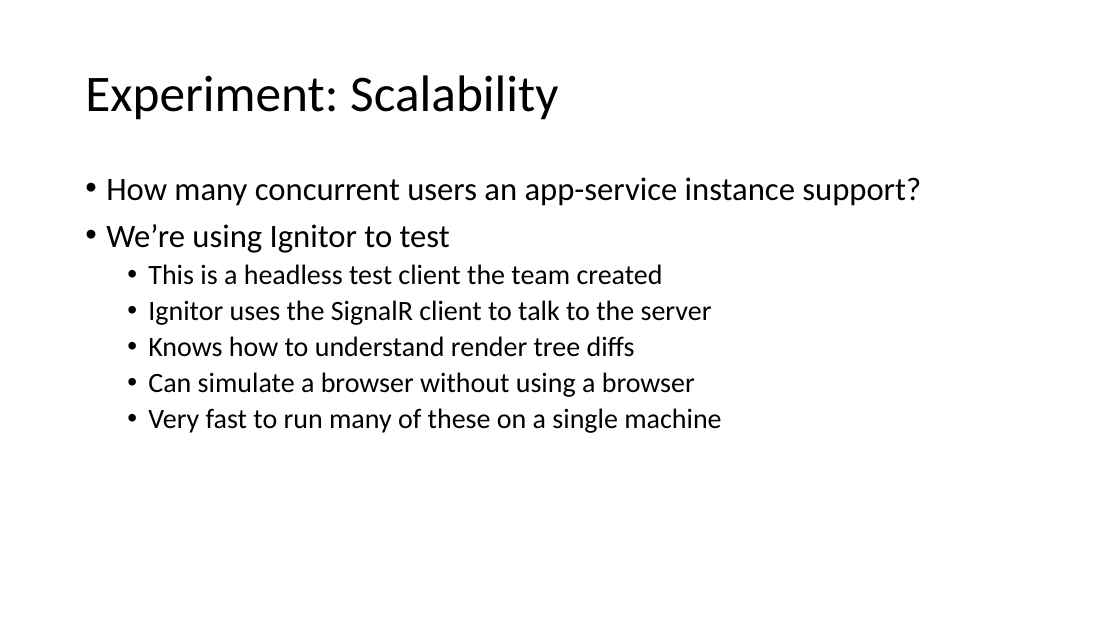
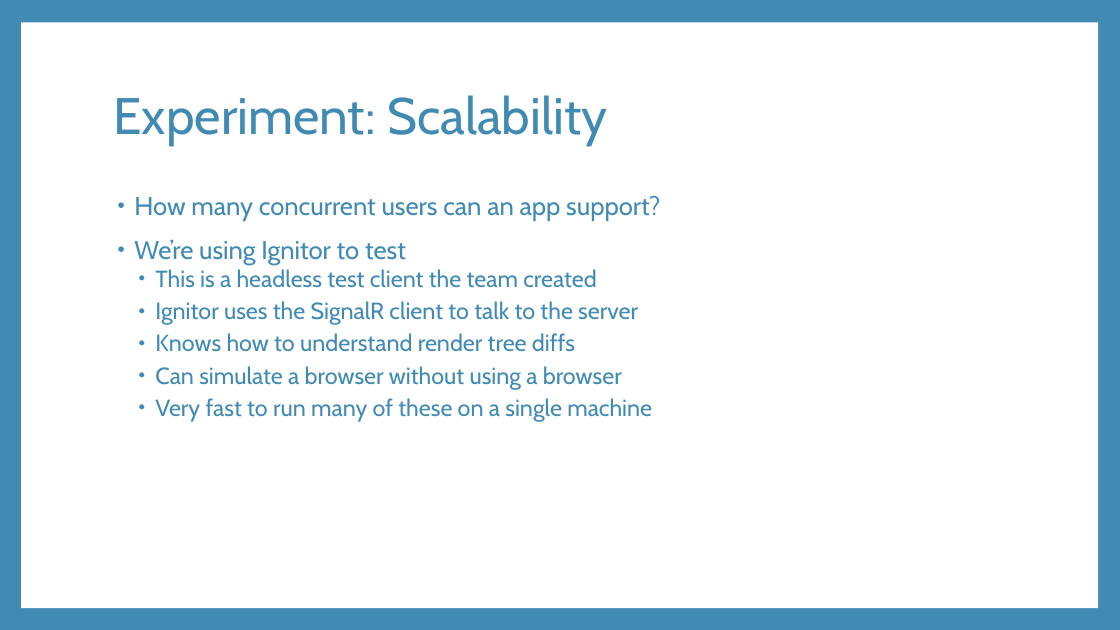
Before and after one commit to rynowak/Presentations, a slide deck: slide 25 of 2019/AusNzMeetups/blazor/slides.pptx (slide 19 before the commit). Drawn at 1120x630 pixels with LibreOffice and Linux fonts; fonts in the diff are those of the drawing. Boxes give left, top, right and bottom in pixels: in the first picture for what was removed or moved away, otherwise in the second. Text is boxed around its words. In the diff, an @@ line names an element or a change of style, - is before the commit and + after.

```diff
--- a/2019/AusNzMeetups/blazor/slides.pptx
+++ b/2019/AusNzMeetups/blazor/slides.pptx
@@ background #FFFFFF to #418AB3 @@
@@ rectangle added at (21, 23, 1098, 608), fill #FFFFFF @@
@@ title "Experiment: Scalability": place and size @@
-title "Experiment: Scalability" at (85, 75, 558, 120)
+title "Experiment: Scalability" at (113, 95, 607, 145)
@@ title "Experiment: Scalability" at (113, 95, 607, 145): font Calibri to Cabin, text colour #000000 to #418AB3 @@
@@ text "How many concurrent users can ...": place and size @@
-text "How many concurrent users can ..." at (106, 177, 921, 433)
+text "How many concurrent users can ..." at (134, 195, 660, 422)
@@ text at (134, 195, 660, 221): text changed; size 28 to 22 pt; font Calibri to Cabin; text colour #000000 to #418AB3 @@
-• How many concurrent users an app-service instance support?
+• How many concurrent users can an app support?
@@ text at (134, 239, 652, 422): size 28 to 22 pt in "We’re using Ignitor to test"; font Calibri to Cabin, text colour #000000 to #418AB3 in "We’re using Ignitor to test", "This is a headless test client the ...", "Ignitor uses the SignalR client to talk ...", "Knows how to understand render tree diffs" and 2 more places; size 24 to 20 pt in "This is a headless test client the ...", "Ignitor uses the SignalR client to talk ...", "Knows how to understand render tree diffs", "Can simulate a browser without using a ..." and 1 more places; indent changed; more space between paragraphs @@
```
Also in this commit, not shown: 16 other slides changed, 11 slides added, 3 slides removed, 16 other files.
